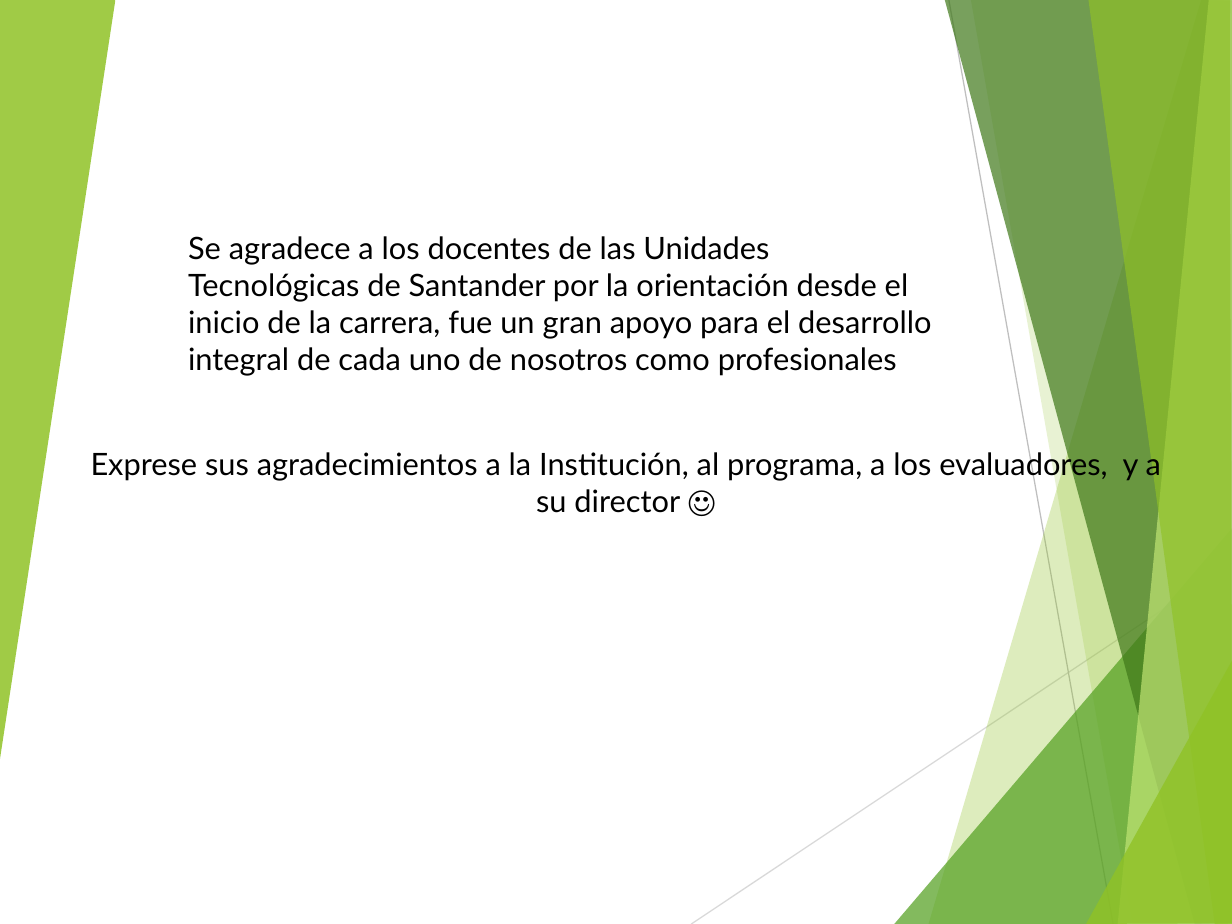
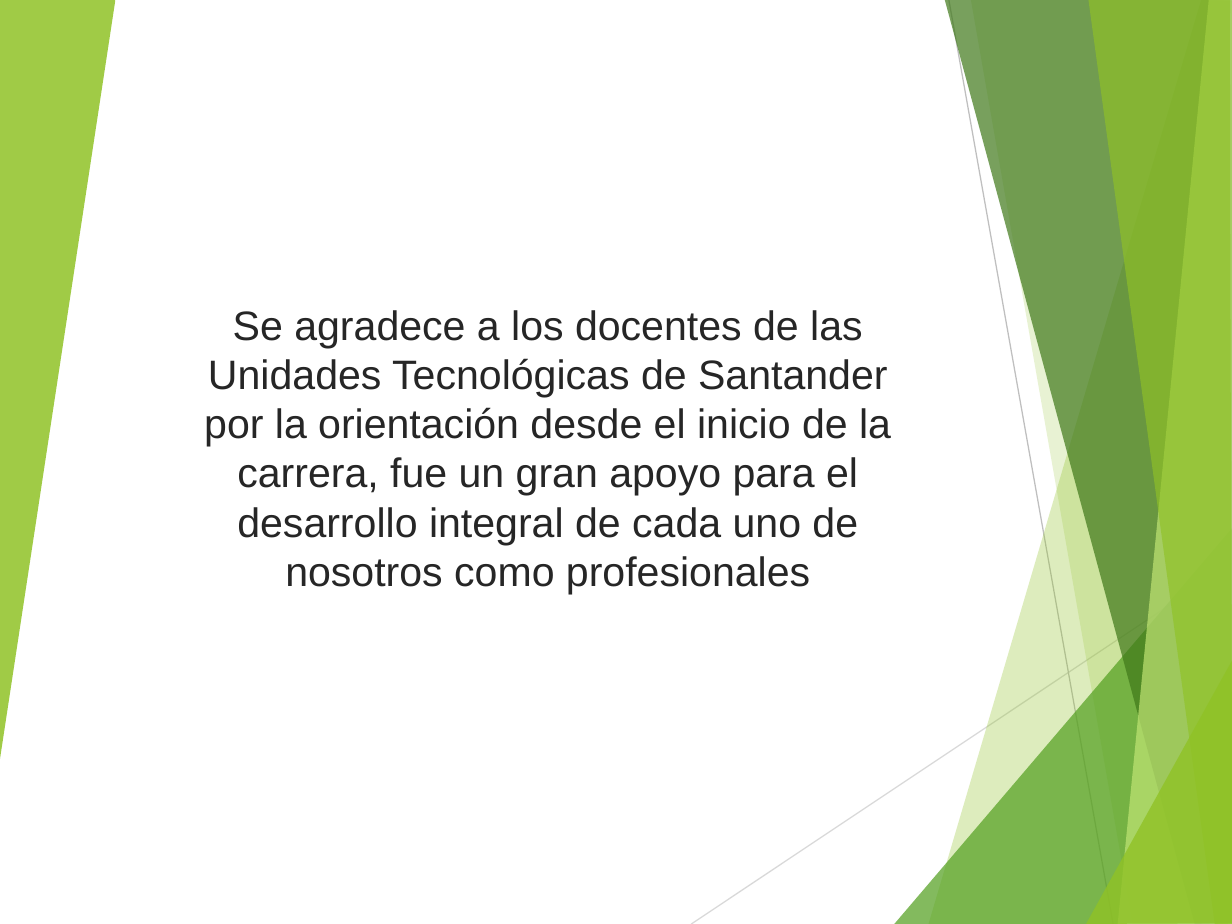
Before and after one commit to andy645jh/ProyectoGrado, a slide deck: slide 22 of extras/docs/rdc_presentacion.pptx (slide 18 before the commit). Drawn at 1232x924 pixels with LibreOffice and Linux fonts; fonts in the diff are those of the drawing. Boxes give left, top, right and bottom in pixels: in the first picture for what was removed or moved away, otherwise in the second. Text is boxed around its words. In the diff, an @@ line names an element or a change of style, - is before the commit and + after.

Commit message:
listo las diapositivas para revision

```diff
--- a/extras/docs/rdc_presentacion.pptx
+++ b/extras/docs/rdc_presentacion.pptx
@@ text "Se agradece a los docentes ...": place and size @@
-text "Se agradece a los docentes ..." at (188,236,931,376)
+text "Se agradece a los docentes ..." at (204,310,891,594)
@@ text "Se agradece a los docentes ..." at (204,310,891,594): size 18 to 24 pt, font Lato to Arial, text colour #000000 to #262626; alignment left to centre @@
@@ text removed at (91,448,1161,513) @@
-Exprese sus agradecimientos a la Institución, al programa, a los evaluadores, y a su director ☺
```
Also in this commit, not shown: 11 other slides changed, 10 slides added, 6 slides removed.
